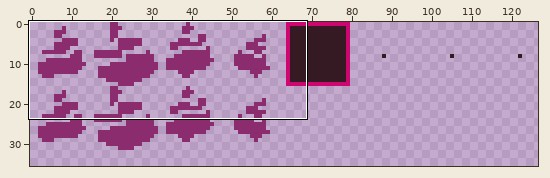
Two versions of one sprite sheet, src/resource/img/enemyPattern.png. Above: a wide view before the commit, with the close-up outlined.
Close-up. Before the edit:
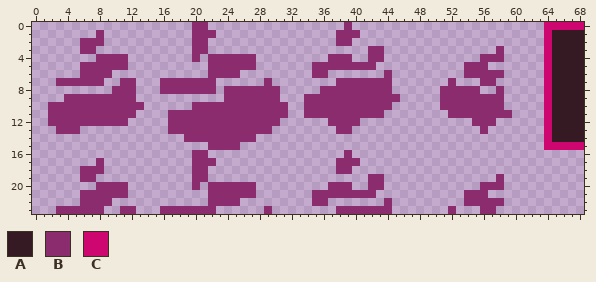
The file is 128x64 pixels. Shown: x 0..68, y 0..23. The wide view leaves out empty margins.
Palette (. is transparent): A #361a23  B #8a2c6d  C #cd076f
Pixels before, first column x 2:
 0 ..................BB.................B........................CCCCC
 1 ......B...........BBB...............BBB.......................CAAAA
 2 ....BBB...........BB................BB........................CAAAA
 3 ....BB............BB....................BB..............B.....CAAAA
 4 ......BBBB........B.BBBBBB.........BBB..BB............BBB.....CAAAA
 5 ....BBBBBB..........BBBBBB.......BBBBBBBB...........BBB.......CAAAA
 6 ....BBBB............BBBB.........BB.......B.........BBBBB.....CAAAA
 7 .BBBBBB..BB...BBBBBBB......B........BBBBBBB.......B...BB......CAAAA
 8 ........BBB...BBBBBBB.BBBBBBB.....BBBBBBBBB......BBBBB..B.....CAAAA
 9 ..BBBBBBBBB...........BBBBBBB...BBBBBBBBBBBB.....BBBBBBBB.....CAAAA
10 BBBBBBBBBBBB......BBBBBBBBBBBB..BBBBBBBBBBB......BBBBBBBB.....CAAAA
11 BBBBBBBBBBB....BBBBBBBBBBBBBBB..BBBBBBBBBB........BBBBBBBB....CAAAA
12 BBBBBBBBBB.....BBBBBBBBBBBBBB......BBBB..............BBB......CAAAA
13 .BBB...........BBBBBBBBBBBBB........BB................B.......CAAAA
14 .................BBBBBBBBB....................................CAAAA
15 ....................BBBB......................................CCCCC
16 ..................BB.................B.............................
17 ......B...........BBB...............BBB............................
18 ....BBB...........BB................BB.............................
19 ....BB............BB....................BB..............B..........
20 ......BBBB........B.BBBBBB.........BBB..BB............BBB..........
21 ....BBBBBB..........BBBBBB.......BBBBBBBB...........BBB............
22 ....BBBB............BBBB.........BB.......B.........BBBBB..........
23 .BBBBBB..BB...BBBBBBB......B........BBBBBBB.......B...BB...........
After the commit:
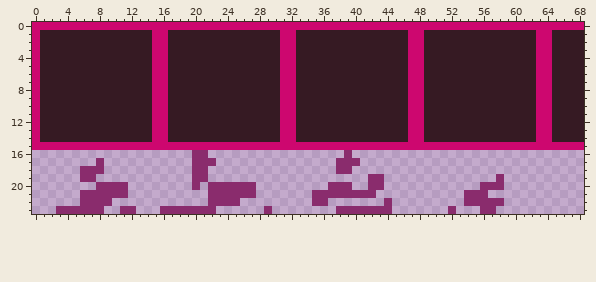
What changed:
Changed rows in their new state; - is an unchanged pixel.
first column x 0:
 0 CCCCCCCCCCCCCCCCCCCCCCCCCCCCCCCCCCCCCCCCCCCCCCCCCCCCCCCCCCCCCCCC
 1 CAAAAAAAAAAAAAACCAAAAAAAAAAAAAACCAAAAAAAAAAAAAACCAAAAAAAAAAAAAAC
 2 CAAAAAAAAAAAAAACCAAAAAAAAAAAAAACCAAAAAAAAAAAAAACCAAAAAAAAAAAAAAC
 3 CAAAAAAAAAAAAAACCAAAAAAAAAAAAAACCAAAAAAAAAAAAAACCAAAAAAAAAAAAAAC
 4 CAAAAAAAAAAAAAACCAAAAAAAAAAAAAACCAAAAAAAAAAAAAACCAAAAAAAAAAAAAAC
 5 CAAAAAAAAAAAAAACCAAAAAAAAAAAAAACCAAAAAAAAAAAAAACCAAAAAAAAAAAAAAC
 6 CAAAAAAAAAAAAAACCAAAAAAAAAAAAAACCAAAAAAAAAAAAAACCAAAAAAAAAAAAAAC
 7 CAAAAAAAAAAAAAACCAAAAAAAAAAAAAACCAAAAAAAAAAAAAACCAAAAAAAAAAAAAAC
 8 CAAAAAAAAAAAAAACCAAAAAAAAAAAAAACCAAAAAAAAAAAAAACCAAAAAAAAAAAAAAC
 9 CAAAAAAAAAAAAAACCAAAAAAAAAAAAAACCAAAAAAAAAAAAAACCAAAAAAAAAAAAAAC
10 CAAAAAAAAAAAAAACCAAAAAAAAAAAAAACCAAAAAAAAAAAAAACCAAAAAAAAAAAAAAC
11 CAAAAAAAAAAAAAACCAAAAAAAAAAAAAACCAAAAAAAAAAAAAACCAAAAAAAAAAAAAAC
12 CAAAAAAAAAAAAAACCAAAAAAAAAAAAAACCAAAAAAAAAAAAAACCAAAAAAAAAAAAAAC
13 CAAAAAAAAAAAAAACCAAAAAAAAAAAAAACCAAAAAAAAAAAAAACCAAAAAAAAAAAAAAC
14 CAAAAAAAAAAAAAACCAAAAAAAAAAAAAACCAAAAAAAAAAAAAACCAAAAAAAAAAAAAAC
15 CCCCCCCCCCCCCCCCCCCCCCCCCCCCCCCCCCCCCCCCCCCCCCCCCCCCCCCCCCCCCCCC
